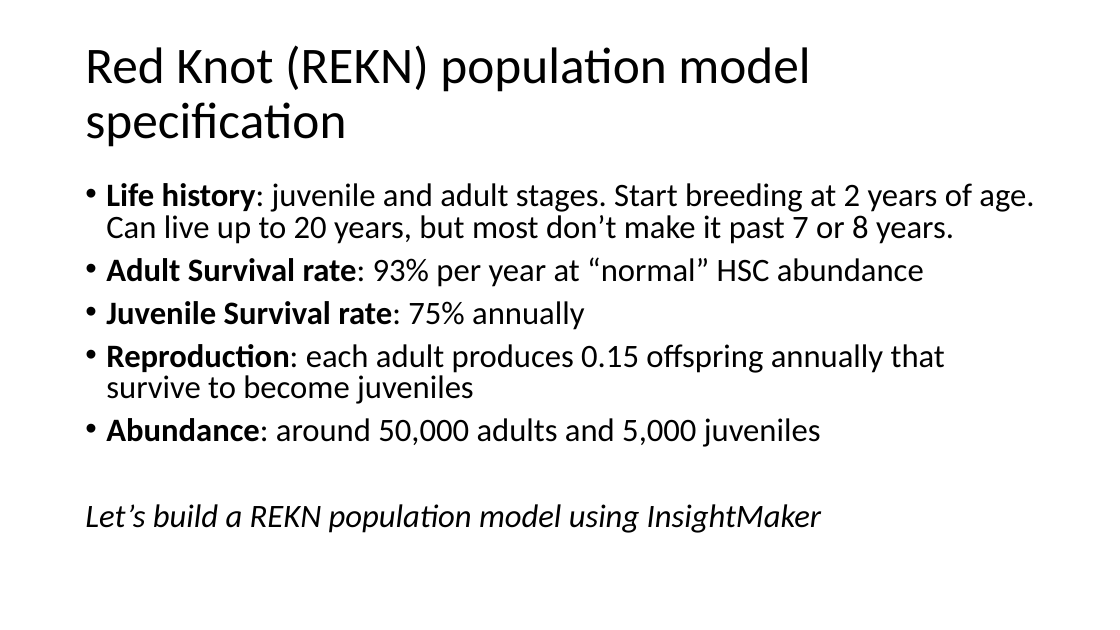
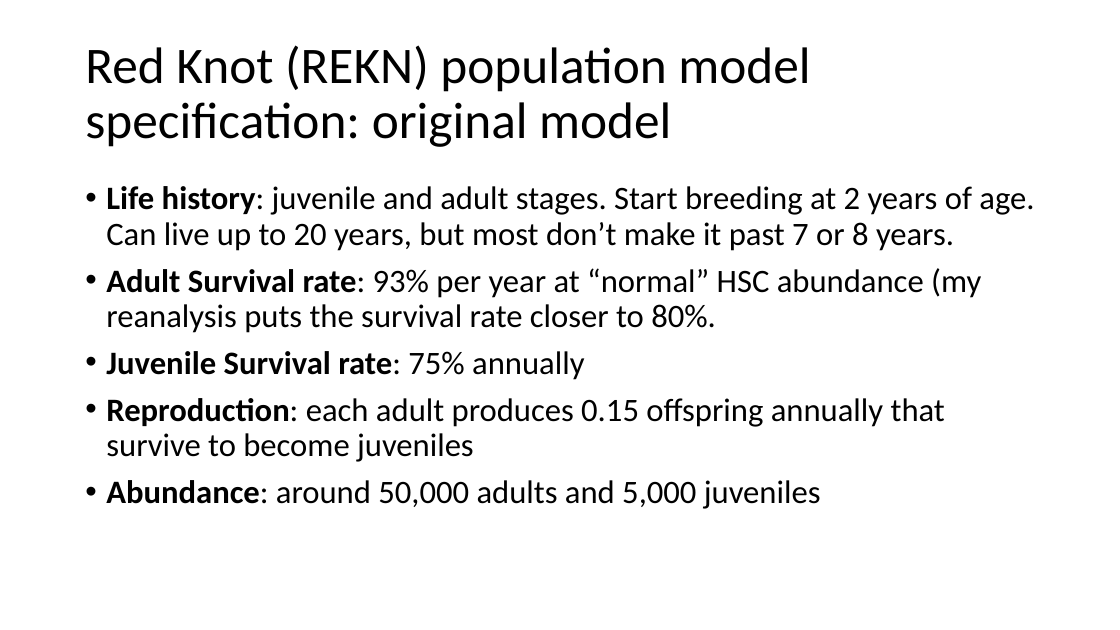
Before and after one commit to kevintshoemaker/NRES-470, a slide deck: slide 19 of REKN2.pptx (slide 20 before the commit). Drawn at 1120x630 pixels with LibreOffice and Linux fonts; fonts in the diff are those of the drawing. Boxes give left, top, right and bottom in pixels: in the first picture for what was removed or moved away, otherwise in the second. Text is boxed around its words. In the diff, an @@ line names an element or a change of style, - is before the commit and + after.

```diff
--- a/REKN2.pptx
+++ b/REKN2.pptx
@@ title at (x1=85, y1=45, x2=810, y2=147): text changed @@
-Red Knot (REKN) population model specification
+Red Knot (REKN) population model specification: original model
@@ text at (x1=106, y1=186, x2=1034, y2=509): line spacing 0.8 to 0.9 @@
@@ text at (x1=106, y1=268, x2=981, y2=333): text changed @@
-• Adult Survival rate: 93% per year at “normal” HSC abundance
+• Adult Survival rate: 93% per year at “normal” HSC abundance (my reanalysis puts the survival rate closer to 80%.
@@ text at (x1=85, y1=504, x2=821, y2=533): paragraph removed @@
-Let’s build a REKN population model using InsightMaker
```
Also in this commit, not shown: 3 other slides changed, 1 slide removed, 5 other files.
